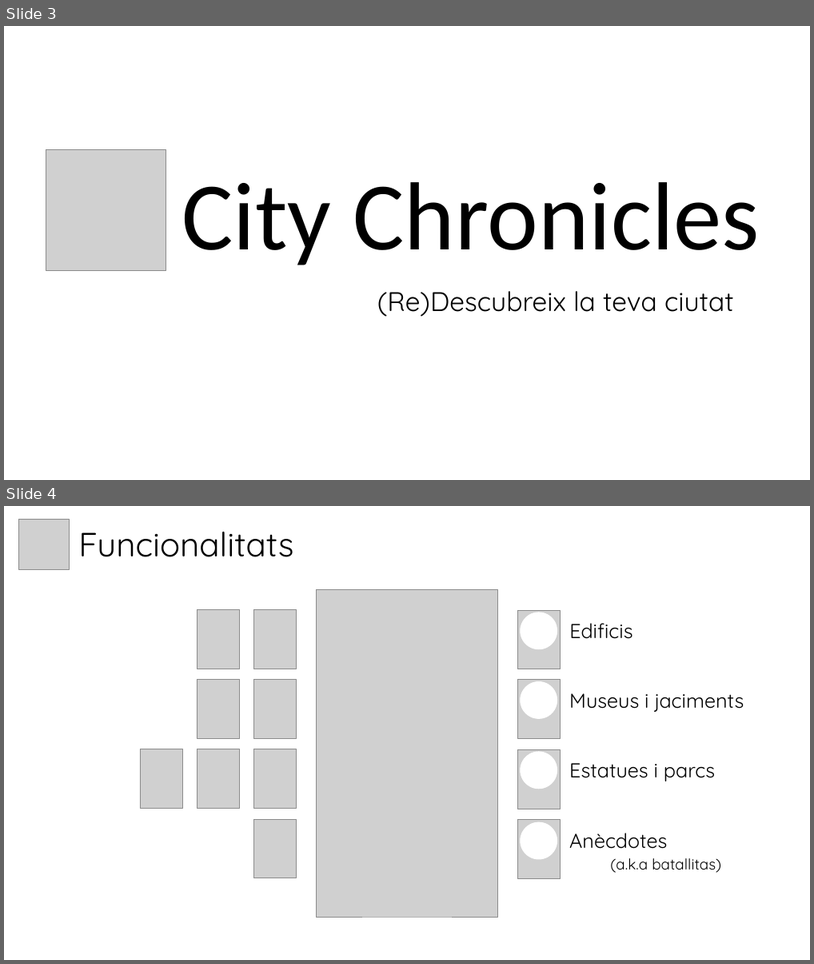
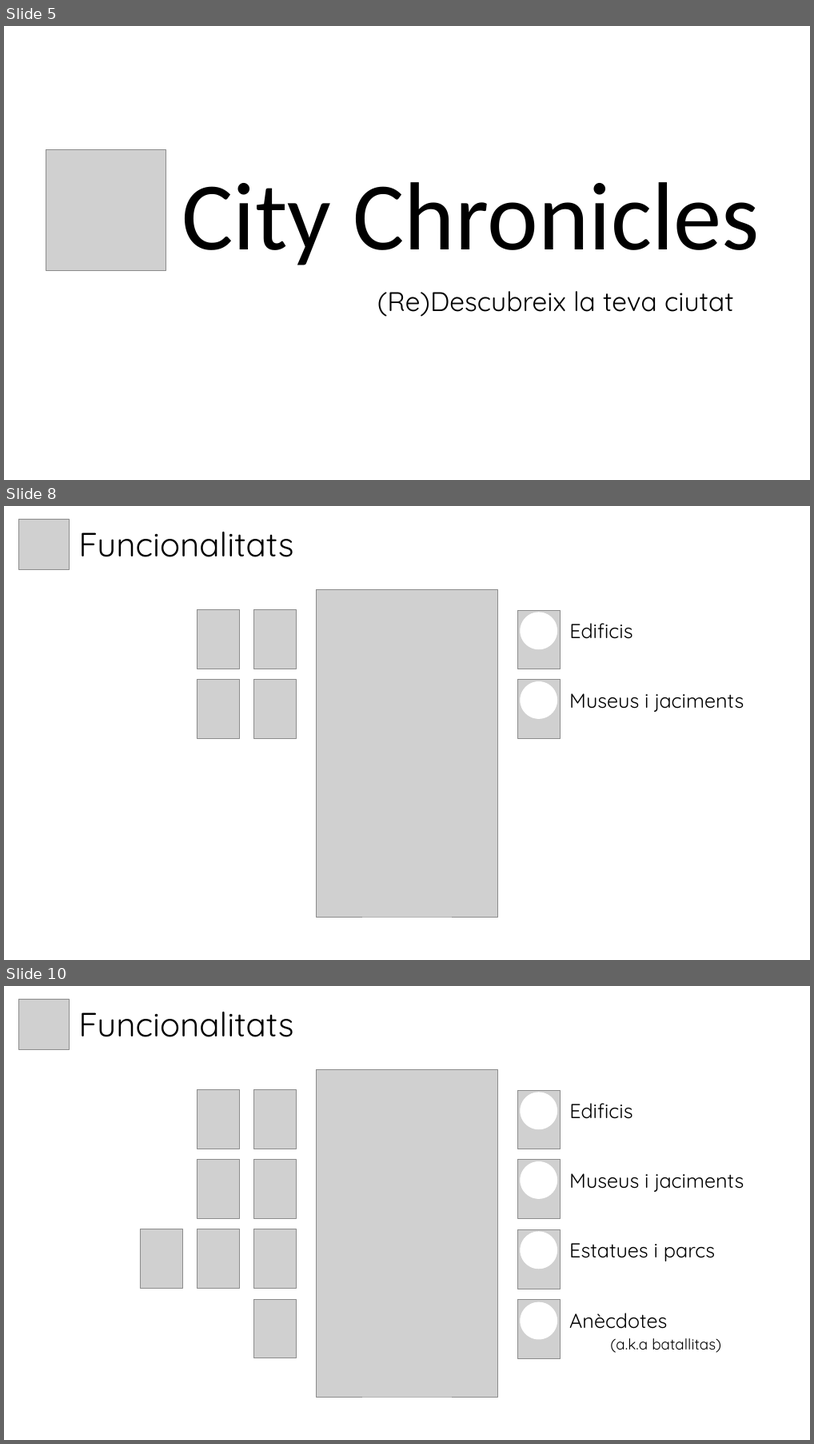
Before and after one commit to somhackathon19/somhackathon19-blankspace, a slide deck: Presentacio_Grup13_BlankSpace.pptx. Shown one above the other, each under a label of ours: slides 3 and 4 before the commit, slides 5, 8 and 10 after it; the slides between them are not shown. The pictures are 814x964 and 814x1444 pixels, drawn with LibreOffice and Linux fonts; fonts in the diff are those of the drawing; grey boxes stand for pictures; background and template pictures are left out. Boxes give left, top, right and bottom in pixels: in the first picture for what was removed or moved away, otherwise in the second. Text is boxed around its words. In the diff, an @@ line names an element or a change of style, - is before the commit and + after.

```diff
--- a/Presentacio_Grup13_BlankSpace.pptx
+++ b/Presentacio_Grup13_BlankSpace.pptx
@@ slide 8 added at [4, 506, 810, 960], background picture (left out) @@
@@ picture added at [18, 519, 69, 569] @@
@@ text added at [78, 532, 294, 557], 40 pt, text #000000 @@
+Funcionalitats
@@ picture added at [317, 589, 498, 916] @@
@@ picture added at [197, 609, 240, 668] @@
@@ picture added at [254, 609, 297, 668] @@
@@ picture added at [518, 610, 561, 668] @@
@@ ellipse added at [521, 612, 558, 649], fill #FFFFFF, outline #FFFFFF 1 pt @@
@@ text added at [570, 623, 633, 639], 24 pt, text #000000 @@
+Edificis
@@ picture added at [197, 679, 240, 738] @@
@@ picture added at [254, 680, 297, 738] @@
@@ picture added at [518, 680, 561, 738] @@
@@ ellipse added at [521, 681, 558, 718], fill #FFFFFF, outline #FFFFFF 1 pt @@
@@ text added at [570, 693, 745, 712], 24 pt, text #000000 @@
+Museus i jaciments
@@ what was slide 3 is now slide 5 @@
@@ what was slide 4 is now slide 10 @@
```
Also in this commit, not shown: 1 slide changed, 12 other slides added, 3 other files.
